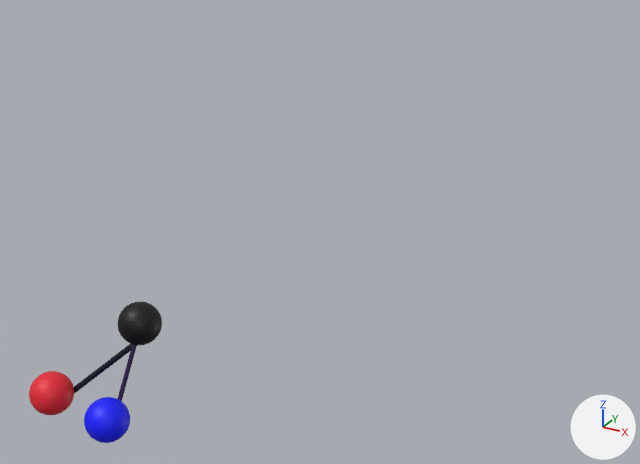
What one commit did to the glTF model src/parts/molecule1.glb.
Both versions are drawn from a 50 mm camera at (26.5, -23.9, 25.1) aimed at (9.4, 7.4, 9.5). The lights are fixed; the arrows at lower right show +X, +Y and +Z. Where no turn or scale is listed for an object, it has been applied to the vertices. Vertices at the same position are counted once.

Script lines for the objects in view, before the commit:
```python
ob_cylindre = bpy.data.objects.new('Cylindre', me_cylindre)
ob_cylindre.location = (-0.13, 1.09, 1.9)
ob_cylindre.rotation_euler = (-0.943, 0.153, -0.735)  # degrees (-54, 8.8, -42)
ob_cylindre.scale = (0.137, 0.137, 0.379)
ob_cylindre_001 = bpy.data.objects.new('Cylindre.001', me_cylindre_001)
ob_cylindre_001.location = (2.53, 1.16, 2.18)
ob_cylindre_001.rotation_euler = (-0.717, -0.0574, 0.116)  # degrees (-41, -3.3, 6.6)
ob_cylindre_001.scale = (0.105, 0.105, 0.292)
ob_sphère = bpy.data.objects.new('Sphère', me_sphère)
ob_sphère.location = (-0.86, 0.4, 1.9)
ob_sphère_001 = bpy.data.objects.new('Sphère.001', me_sphère_001)
ob_sphère_001.location = (2.47, 0.33, 1.62)
ob_sphère_002 = bpy.data.objects.new('Sphère.002', me_sphère_002)
ob_sphère_002.location = (2.14, 3.4, 4.9)
```
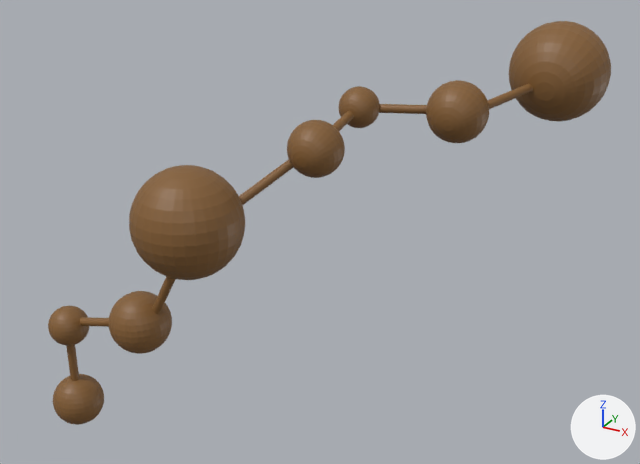
Where the newer file only moved an object's origin or applied its transform, the numbers keep the older frame.

Location of each change, [x1, y1, x2, y2] in pixels of the pictures (640 x 464 px):
'Sphère.004', added (brown): after [129, 165, 245, 280]
'Sphère.024', added (brown): after [509, 21, 611, 121]
'Sphère.025', added (brown): after [426, 80, 489, 143]
'Sphère', moved: before [29, 371, 74, 415]; after [53, 374, 104, 425]
'Sphère.003', added (brown): after [109, 291, 172, 354]
'Sphère.001', reshaped (9% narrower, 13% shorter): before [84, 397, 130, 443]; after [48, 306, 90, 346]
'Sphère.027', added (brown): after [287, 120, 345, 178]
'Sphère.002', deleted (black): before [118, 302, 162, 345]
'Sphère.026', added (brown): after [339, 86, 380, 128]
'Cylindre', reshaped, moved, turned, rescaled: before [74, 343, 138, 394]; after [66, 345, 79, 381]
'Cylindre.021', added (brown): after [239, 159, 293, 206]
'Cylindre.001', reshaped, moved, turned, rescaled: before [118, 344, 137, 401]; after [80, 317, 109, 327]
'Cylindre.019', added (brown): after [379, 104, 427, 114]
'Cylindre.018', added (brown): after [487, 84, 533, 109]
'Cylindre.002', added: after [152, 277, 175, 314]
'Cylindre.020', added: after [333, 111, 354, 131]

What changed in the scene script:
```text
Change me_cylindre:
    used by ob_cylindre; location = (-0.13, 1.09, 1.9); rotation_euler = (-0.943, 0.153, -0.735), in degrees (-54, 8.8, -42); scale = (0.137, 0.137, 0.379)
    remove me_cylindre.from_pydata(...)  # 128 vertices, 252 faces; spans x -1.0..1.0, y -1.0..1.0, z -1.0..12.0
    remove me_cylindre.materials.append(mat_matériau_003)  # black #080b22
    add me_cylindre.from_pydata(...)  # 64 vertices, 124 faces; spans x -0.18..0.18, y -0.18..0.18, z -1.44..1.44
    me_cylindre part 1: the whole mesh is rebuilt
    add me_cylindre.materials.append(mat_material_004)  # picture img_material
Change me_cylindre_001:
    used by ob_cylindre_001; location = (2.53, 1.16, 2.18); rotation_euler = (-0.717, -0.0574, 0.116), in degrees (-41, -3.3, 6.6); scale = (0.105, 0.105, 0.292)
    remove me_cylindre_001.from_pydata(...)  # 128 vertices, 252 faces; spans x -1.0..1.0, y -1.0..1.0, z -1.0..12.0
    remove me_cylindre_001.materials.append(mat_matériau_004)  # dark purple #260c49
    add me_cylindre_001.from_pydata(...)  # 64 vertices, 124 faces; spans x -0.18..0.18, y -0.18..0.18, z -1.44..1.44
    me_cylindre_001 part 3: the whole mesh is rebuilt
    add me_cylindre_001.materials.append(mat_material_006)  # picture img_material
Change me_sphère_001:
    where me_sphère_001.from_pydata(...)  # 482 vertices, 960 faces; spans x -1.0..1.0, y -1.0..1.0, z -1.0..1.0
    remove me_sphère_001.materials.append(mat_matériau_001)  # blue #000fff
    me_sphère_001 part 2: the whole mesh is multiplied about its middle by the matrix ((0.601, 0.574, 0.189), (-0.555, 0.418, 0.494), (0.24, -0.471, 0.668)), then moved by (-1.22, -0.36, 4.64)
    add me_sphère_001.materials.append(mat_material_005)  # picture img_material
Change ob_sphère:
    ob_sphère.location: (-0.86, 0.4, 1.9) -> (1.25, -0.02, 2.52)
Change ob_cylindre:
    ob_cylindre.rotation_euler: (-0.943, 0.153, -0.735) -> (0.0, 0.0, 0.0)  # degrees (-54, 8.8, -42) -> degrees (0, 0, 0)
    ob_cylindre.scale: (0.137, 0.137, 0.379) -> (1.0, 1.0, 1.0)
    ob_cylindre.location: (-0.13, 1.09, 1.9) -> (1.24, -0.06, 4.76)
Change ob_cylindre_001:
    ob_cylindre_001.scale: (0.105, 0.105, 0.292) -> (1.0, 1.0, 1.0)
    ob_cylindre_001.location: (2.53, 1.16, 2.18) -> (3.09, 0.06, 6.87)
    ob_cylindre_001.rotation_euler: (-0.717, -0.0574, 0.116) -> (0.0, -1.818, 0.0)  # degrees (-41, -3.3, 6.6) -> degrees (0, -104, 0)
Remove ob_sphère_002:
    ob_sphère_002 = bpy.data.objects.new('Sphère.002', me_sphère_002)
Add ob_cylindre_021:
    ob_cylindre_021 = bpy.data.objects.new('Cylindre.021', me_cylindre_021)  # 64 vertices, 124 faces; spans x -0.83..0.83, y -1.21..1.21, z -0.82..0.82; in mat_material_050 (picture img_material_007_base_color)
    ob_cylindre_021.location = (9.4, 2.91, 13.21)
Add ob_sphère_027:
    ob_sphère_027 = bpy.data.objects.new('Sphère.027', me_sphère_032)  # 482 vertices, 960 faces; spans x -1.1..1.1, y -1.1..1.1, z -1.1..1.1; in mat_material_047 (picture img_material_003_base_color)
    ob_sphère_027.location = (10.86, 4.35, 14.4)
Add ob_sphère_026:
    ob_sphère_026 = bpy.data.objects.new('Sphère.026', me_sphère_031)  # 482 vertices, 960 faces; spans x -0.85..0.85, y -0.85..0.85, z -0.85..0.85; in mat_material_045 (picture img_material_005_base_color)
    ob_sphère_026.location = (10.86, 8.01, 15.13)
Add ob_sphère_025:
    ob_sphère_025 = bpy.data.objects.new('Sphère.025', me_sphère_030)  # 482 vertices, 960 faces; spans x -1.26..1.26, y -1.26..1.26, z -1.26..1.26; in mat_material_048 (picture img_material_002_base_color)
    ob_sphère_025.location = (14.7, 9.14, 15.18)
Add ob_sphère_024:
    ob_sphère_024 = bpy.data.objects.new('Sphère.024', me_sphère_029)  # 482 vertices, 960 faces; spans x -2.12..2.12, y -2.12..2.12, z -2.12..2.12; in mat_material_049 (picture img_material_001_base_color)
    ob_sphère_024.location = (17.41, 13.97, 16.12)
Add ob_cylindre_020:
    ob_cylindre_020 = bpy.data.objects.new('Cylindre.020', me_cylindre_020)  # 64 vertices, 124 faces; spans x -0.18..0.18, y -1.45..1.45, z -0.45..0.45; in mat_material_046 (picture img_material_004_base_color)
    ob_cylindre_020.location = (10.84, 6.54, 14.88)
Add ob_cylindre_019:
    ob_cylindre_019 = bpy.data.objects.new('Cylindre.019', me_cylindre_019)  # 64 vertices, 124 faces; spans x -1.44..1.44, y -0.52..0.52, z -0.25..0.25; in mat_material_044 (picture img_material_006_base_color)
    ob_cylindre_019.location = (12.7, 8.64, 15.15)
Add ob_cylindre_018:
    ob_cylindre_018 = bpy.data.objects.new('Cylindre.018', me_cylindre_018)  # 64 vertices, 124 faces; spans x -0.83..0.83, y -1.34..1.34, z -0.42..0.42; in mat_material_043 (picture img_material_007_base_color)
    ob_cylindre_018.location = (16.23, 11.1, 15.59)
Add ob_sphère_004:
    ob_sphère_004 = bpy.data.objects.new('Sphère.004', me_sphère_008)  # a UV sphere (32 segments, 16 rings, poles along z) spanning x -2.12..2.12, y -2.12..2.12, z -2.12..2.12; in mat_material_001 (picture img_material)
    ob_sphère_004.location = (7.8, 0.14, 12.29)
Add ob_cylindre_002:
    ob_cylindre_002 = bpy.data.objects.new('Cylindre.002', me_cylindre_002)  # 64 vertices, 124 faces; spans x -0.83..0.83, y -0.18..0.18, z -1.36..1.36; in mat_material_007 (picture img_material)
    ob_cylindre_002.location = (6.62, 0.11, 9.38)
Add ob_sphère_003:
    ob_sphère_003 = bpy.data.objects.new('Sphère.003', me_sphère_007)  # 482 vertices, 960 faces; spans x -1.26..1.26, y -1.26..1.26, z -1.26..1.26; in mat_material_002 (picture img_material)
    ob_sphère_003.location = (5.09, 0.14, 7.38)
```
